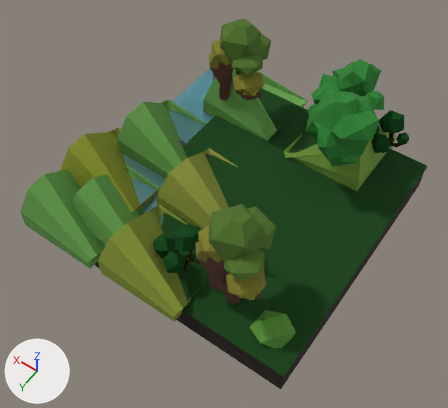
An edit to the Blender file Blender Files/smfm room 6.blend, drawn before and after from the same camera.
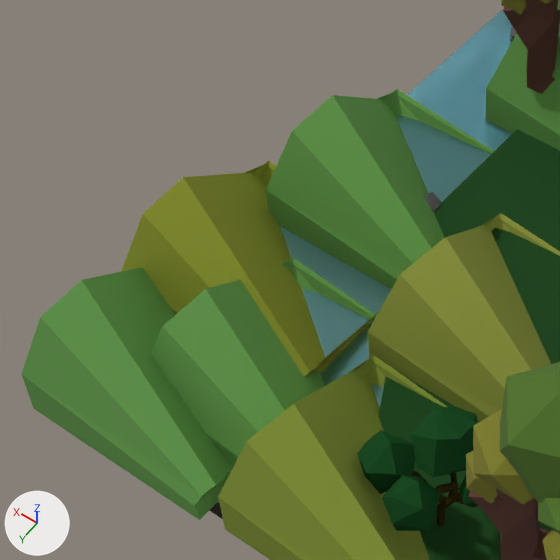
Each version appears first whole from a 50 mm lens placed at (-5.43, 8.3, 13.4), pointed at (-0.04, 0.75, 1.55), and next in a close-up on the part from 3% to 52% of the width and 16% to 70% of the height. The axes (+X, +Y, +Z) are drawn at lower left. The lights are the same throughout.
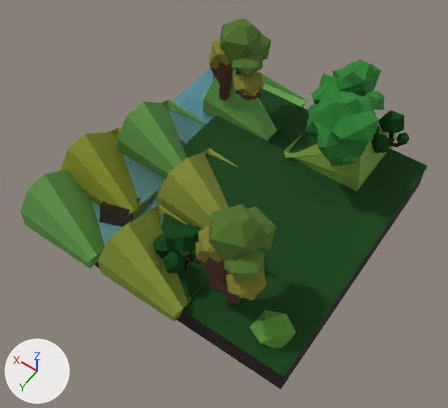
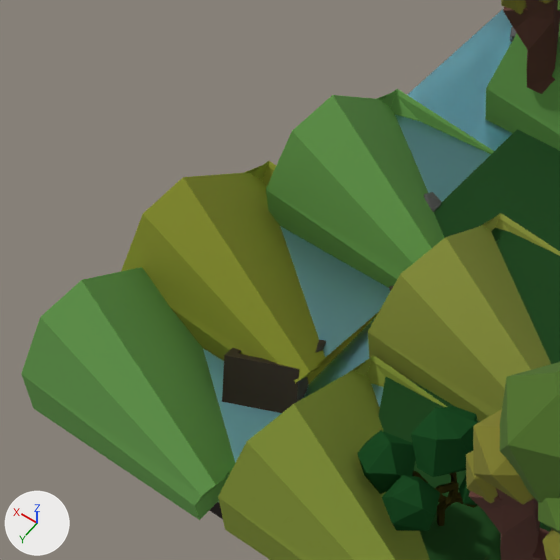
The change, as JSON lines over the scene's bpy script:
```json
{"op": "add", "block": "mat_boat_wood", "code": ["mat_boat_wood = principled_material('boat wood')", "mat_boat_wood.base_color = (0.0281, 0.0171, 0.0129)  # brown #2f231e"]}
{"op": "add", "block": "me_cube_020", "code": ["me_cube_020 = bpy.data.meshes.new('Cube.020')", "me_cube_020.from_pydata([(-1.0, -2.77, -1.0), (-0.74, -2.52, 0.44), (-1.0, 1.0, -1.0), (-0.74, 0.74, 0.44), (1.0, -2.77, -1.0), (0.74, -2.52, 0.44), (1.0, 1.0, -1.0), (0.74, 0.74, 0.44), (-1.0, -2.77, 0.44), (-1.0, 1.0, 0.44), (1.0, 1.0, 0.44), (1.0, -2.77, 0.44), (-0.53, -2.62, -0.21), (-0.53, 0.63, -0.21), (0.95, 0.63, -0.21), (0.95, -2.62, -0.21)], [], [(0, 8, 9, 2), (2, 9, 10, 6), (6, 10, 11, 4), (4, 11, 8, 0), (2, 6, 4, 0), (5, 7, 14, 15), (1, 3, 9, 8), (3, 7, 10, 9), (7, 5, 11, 10), (5, 1, 8, 11), (14, 13, 12, 15), (3, 1, 12, 13), (1, 5, 15, 12), (7, 3, 13, 14)])", "me_cube_020.materials.append(mat_boat_wood)  # brown #2f231e"]}
{"op": "add", "block": "ob_cube_004", "code": "ob_cube_004.hide_render = True"}
{"op": "add", "block": "ob_boat", "code": ["ob_boat = bpy.data.objects.new('boat', me_cube_020)", "ob_boat.location = (2.09, 2.17, 1.28)", "ob_boat.rotation_euler = (0.539, 0.0, 0.387)  # degrees (31, 0, 22)", "ob_boat.scale = (0.372, 0.372, 0.372)"]}
```

What differs and where, as boxes (x1, y1, x2, y2) in the close-ups (560 x 560 px):
```json
{"object": "Cube.004", "change": "hidden", "before": [151, 258, 377, 467]}
{"object": "boat", "change": "added", "after": [222, 340, 326, 413]}
```
